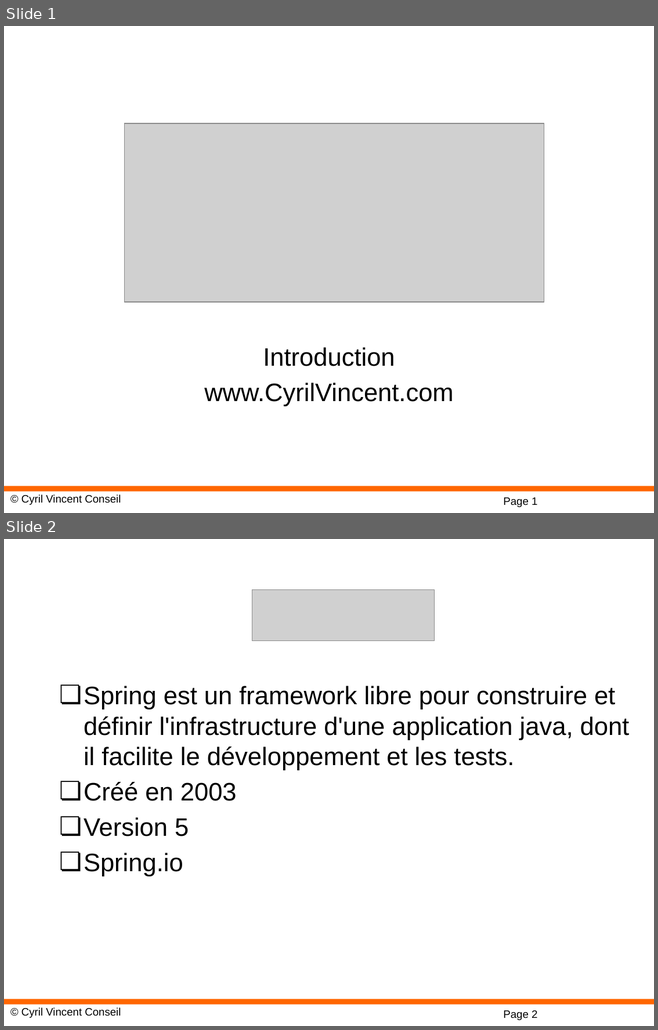
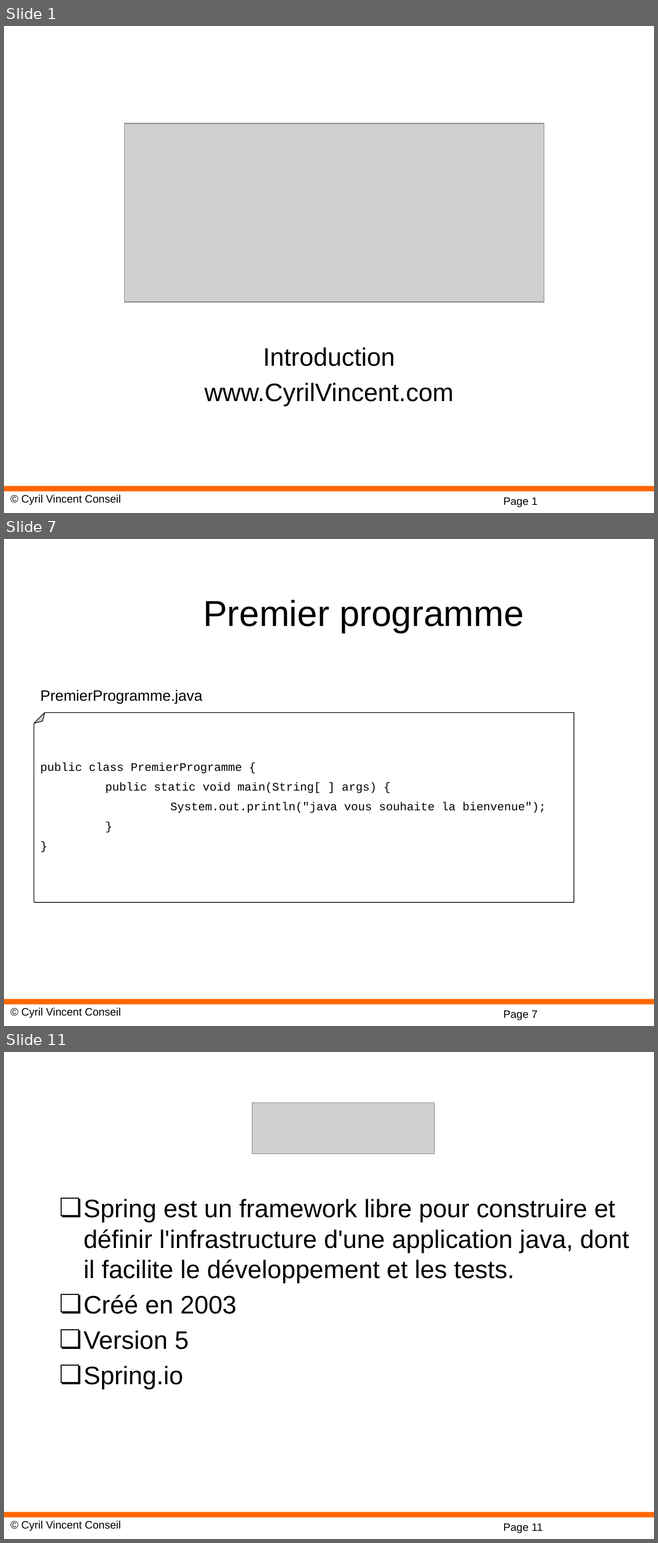
Before and after one commit to cyrilvincent/spring, a slide deck: ppt/01-SpringIntro.pptx. Shown one above the other, each under a label of ours: slides 1 and 2 before the commit, slides 1, 7 and 11 after it; the slides between them are not shown. The pictures are 658x1030 and 658x1543 pixels, drawn with LibreOffice and Linux fonts; fonts in the diff are those of the drawing; grey boxes stand for pictures; background and template pictures are left out. Boxes give left, top, right and bottom in pixels: in the first picture for what was removed or moved away, otherwise in the second. Text is boxed around its words. In the diff, an @@ line names an element or a change of style, - is before the commit and + after.

Commit message:
Add Java intro

```diff
--- a/ppt/01-SpringIntro.pptx
+++ b/ppt/01-SpringIntro.pptx
@@ slide 7 added at (x1=4, y1=539, x2=654, y2=1026), background #FFFFFF; not listed: 3 template elements that a slide beside it also shows @@
@@ title added at (x1=203, y1=600, x2=524, y2=633), 40 pt, text #000000 @@
+Premier programme
@@ text added at (x1=41, y1=690, x2=202, y2=704), 16.6 pt, text #000000 @@
+PremierProgramme.java
@@ folded corner added at (x1=34, y1=712, x2=574, y2=902), fill #FFFFFF, outline #000000 0.75 pt, 12.9 pt, text #000000 @@
+public class PremierProgramme {
+public static void main(String[ ] args) {
+System.out.println("java vous souhaite la bienvenue");
+}
+}
@@ what was slide 2 is now slide 11 @@
@@ page number at (x1=503, y1=1524, x2=542, y2=1533): text changed @@
-Page 2
+Page 11
```
Also in this commit, not shown: 8 other slides added, 3 other files.
